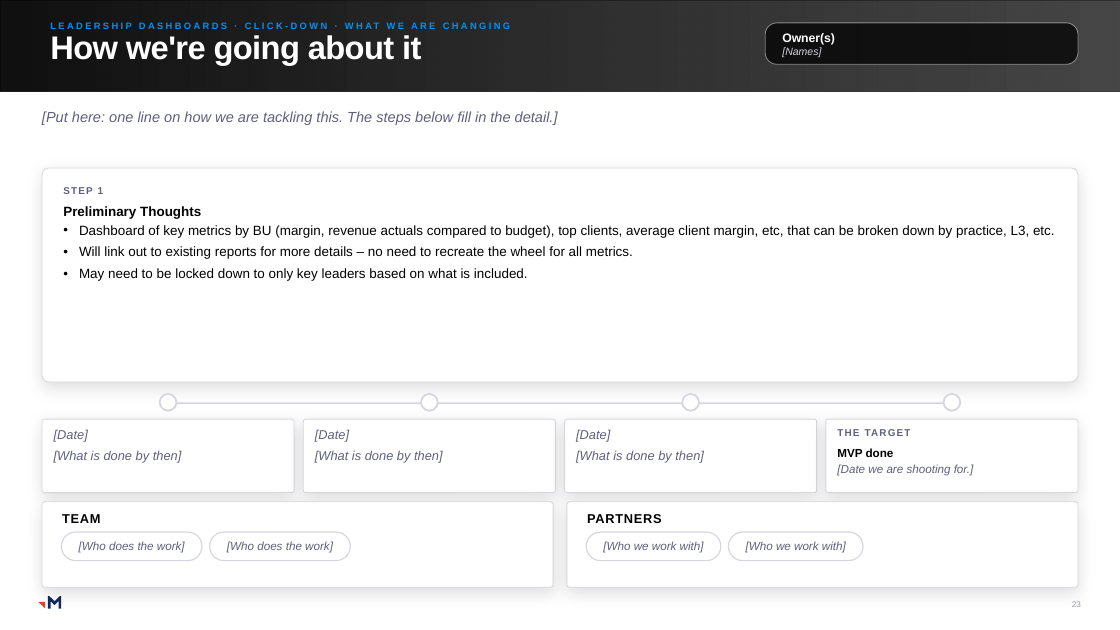
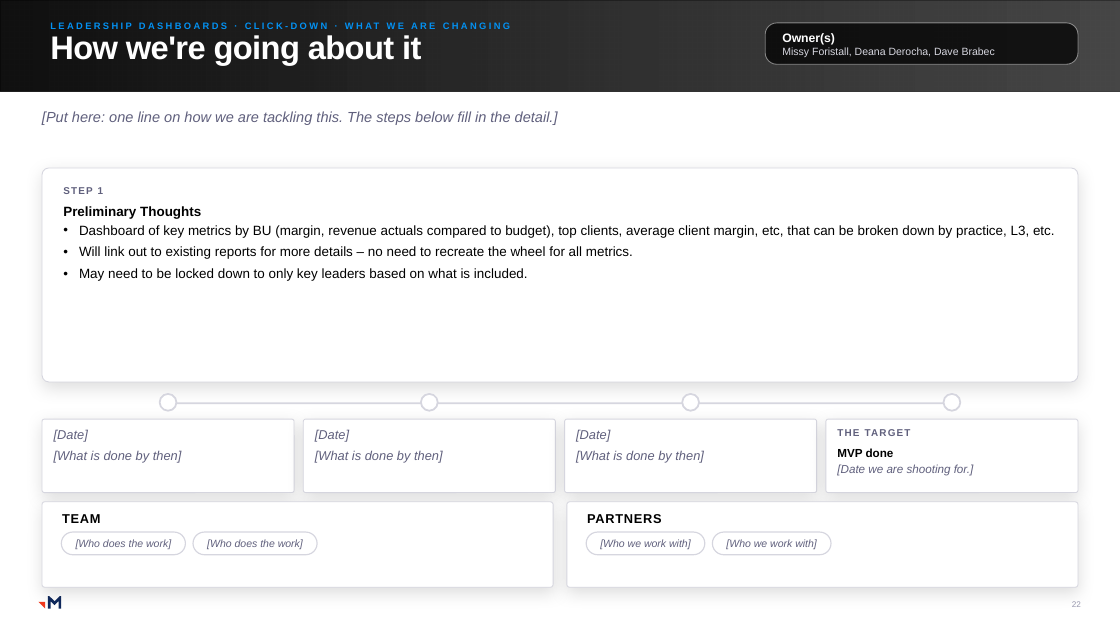
Before and after one commit to RachelHarrisMerkle/BasicMerkle, a slide deck: slide 22 of Priorities_Master.pptx (slide 23 before the commit). Drawn at 1120x630 pixels with LibreOffice and Linux fonts; fonts in the diff are those of the drawing; grey boxes stand for pictures. Boxes give left, top, right and bottom in pixels: in the first picture for what was removed or moved away, otherwise in the second. Text is boxed around its words. In the diff, an @@ line names an element or a change of style, - is before the commit and + after.

```diff
--- a/Priorities_Master.pptx
+++ b/Priorities_Master.pptx
@@ text in rounded rectangle at (x1=782, y1=47, x2=995, y2=57): text changed; italic off @@
-[Names]
+Missy Foristall, Deana Derocha, Dave Brabec
@@ rounded rectangle "[Who does the work]" resized from (x1=61, y1=532, x2=202, y2=560) to (x1=61, y1=532, x2=186, y2=555) @@
@@ size 10 to 9 pt in 4 elements at (x1=586, y1=532, x2=705, y2=555), (x1=61, y1=532, x2=186, y2=555), (x1=712, y1=532, x2=831, y2=555), (x1=193, y1=532, x2=318, y2=555) @@
@@ rounded rectangle "[Who does the work]" resized from (x1=210, y1=532, x2=351, y2=560) to (x1=193, y1=532, x2=318, y2=555) @@
@@ rounded rectangle "[Who we work with]" resized from (x1=586, y1=532, x2=721, y2=560) to (x1=586, y1=532, x2=705, y2=555) @@
@@ rounded rectangle "[Who we work with]" resized from (x1=728, y1=532, x2=863, y2=560) to (x1=712, y1=532, x2=831, y2=555) @@
```
Also in this commit, not shown: 41 other slides changed, 9 slides added, 9 slides removed, 1 other file.
